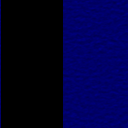
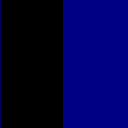
Revision of a layered 128 × 128 image; what changed, layer by layer:
painted on "Layer 0" over <box>0,0,1,128</box>
